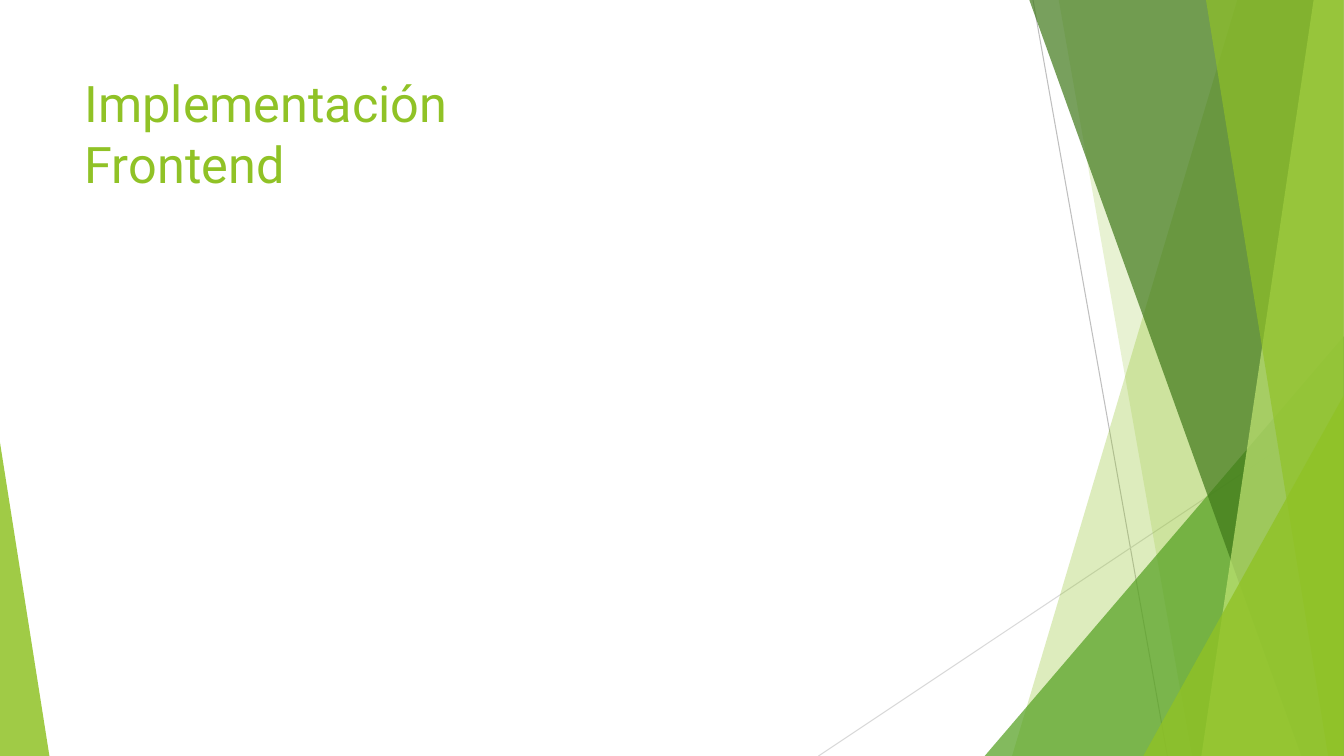
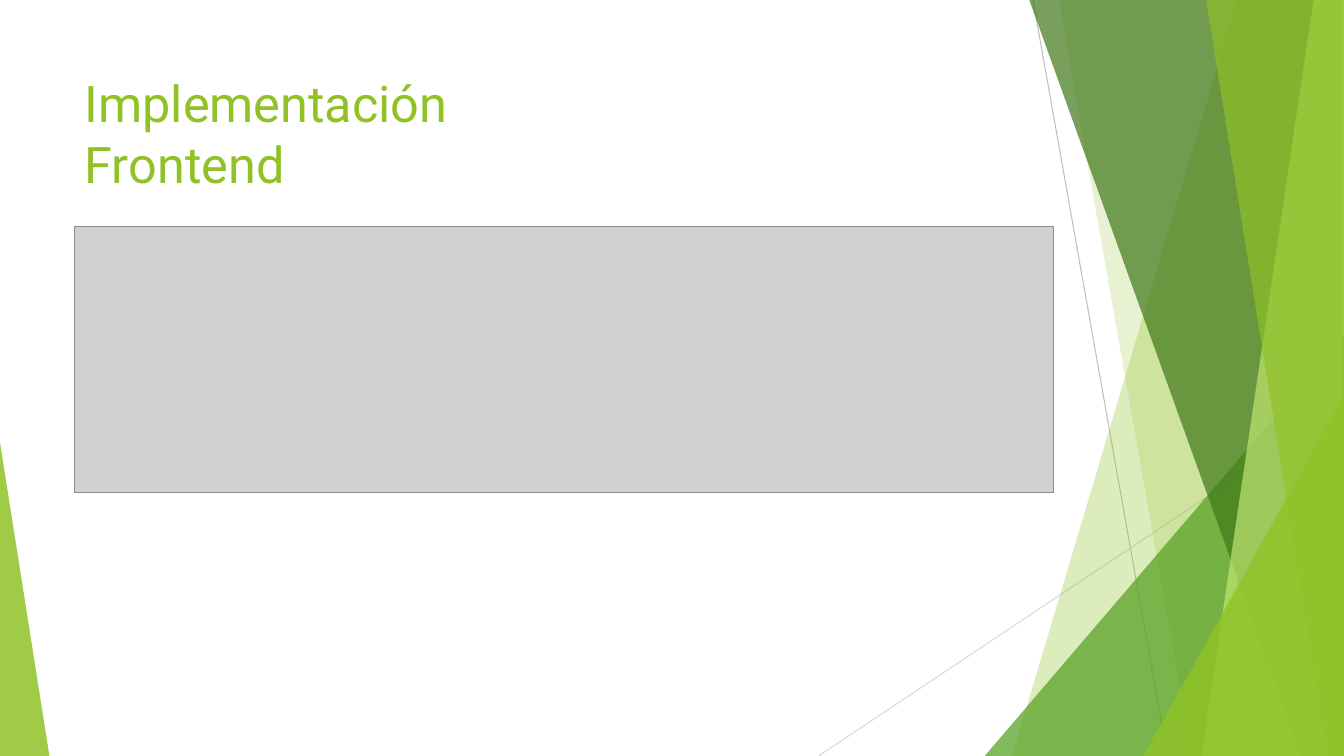
Before and after one commit to jojube95/piset, a slide deck: slide 17 of entregables/presentation/Análisis y desarrollo de una aplicación de gestión de tareas para grupos.pptx. Drawn at 1344x756 pixels with LibreOffice and Linux fonts; fonts in the diff are those of the drawing; grey boxes stand for pictures. Boxes give left, top, right and bottom in pixels: in the first picture for what was removed or moved away, otherwise in the second. Text is boxed around its words. In the diff, an @@ line names an element or a change of style, - is before the commit and + after.

```diff
--- a/entregables/presentation/Análisis y desarrollo de una aplicación de gestión de tareas para grupos.pptx
+++ b/entregables/presentation/Análisis y desarrollo de una aplicación de gestión de tareas para grupos.pptx
@@ freeform shape at [1029, 0, 1344, 756]: fill #3F7819 at 70% opacity to #3F7818 at 70% opacity @@
@@ picture added at [75, 227, 1054, 492] @@
@@ line (1344, 406) - (819, 756): stroke #D9D9D9 0.75 pt to #D8D8D8 0.75 pt @@
```
Also in this commit, not shown: 18 other slides changed, 4 slides added, 3 slides removed.
